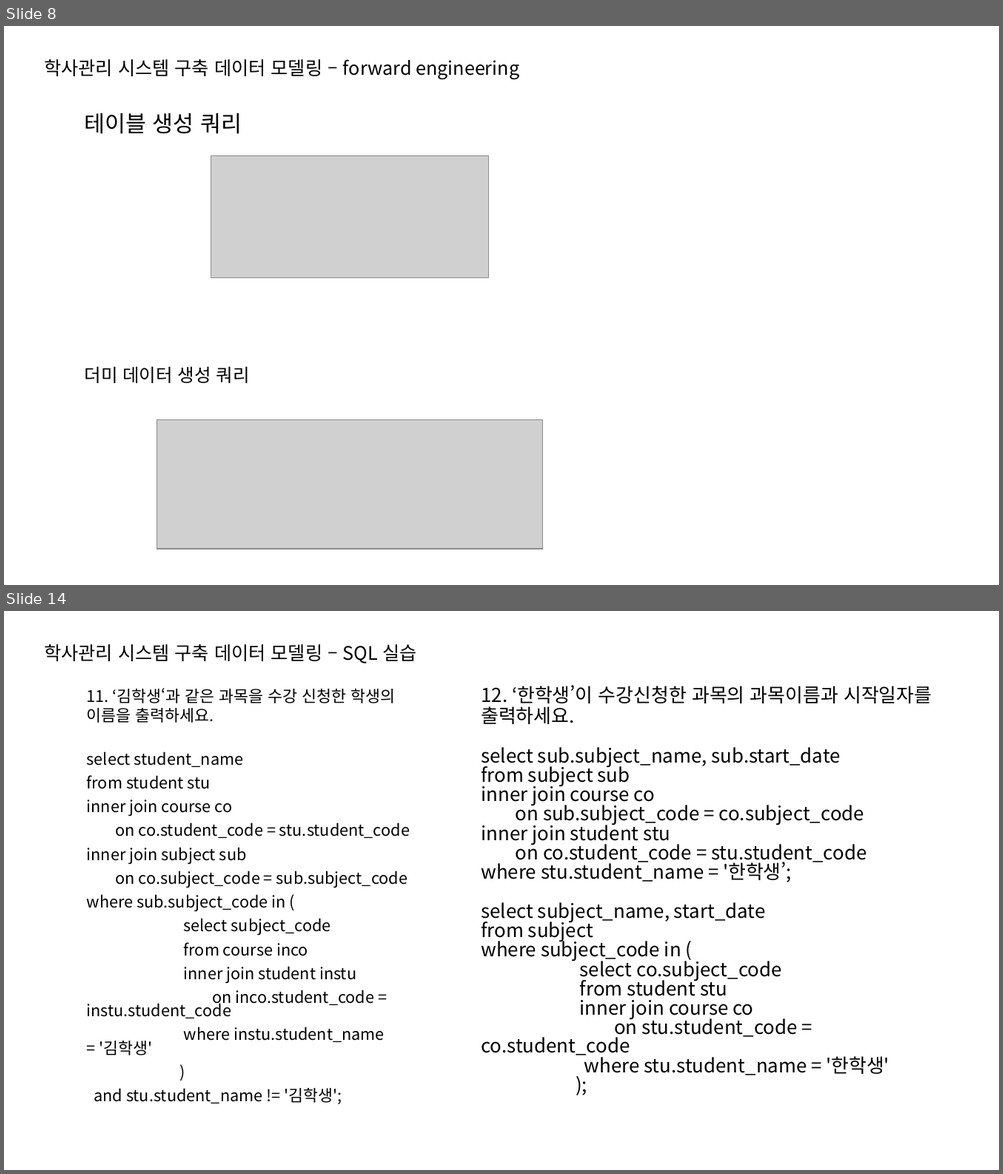
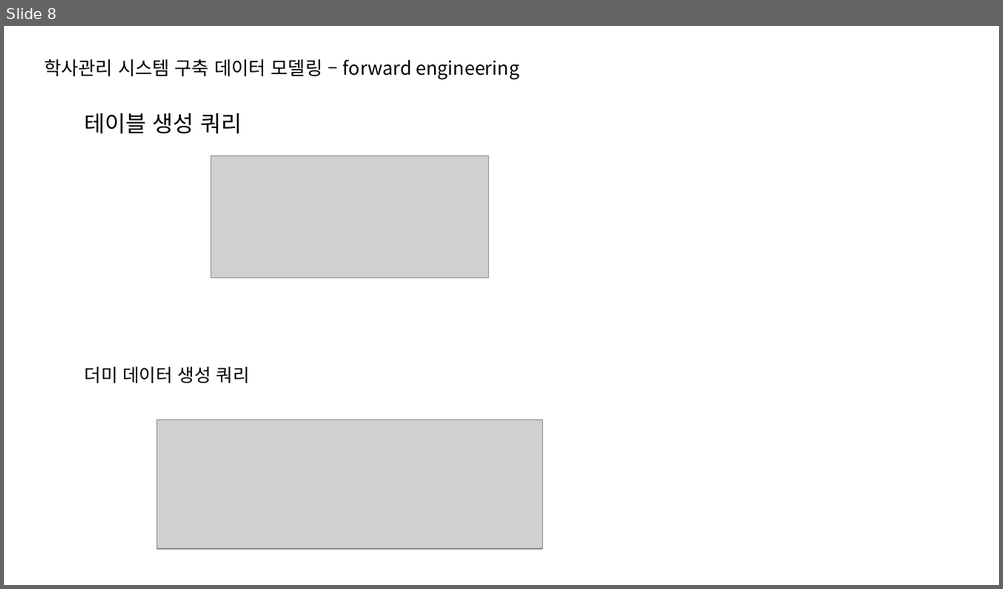
Before and after one commit to intrager/erd-practice, a slide deck: e-commerce/commerce.pptx. Shown one above the other, each under a label of ours: slides 8 and 14 before the commit, slide 8 after it; the slides between them are not shown. The pictures are 1003x1174 and 1003x589 pixels, drawn with LibreOffice and Linux fonts; fonts in the diff are those of the drawing; grey boxes stand for pictures. Boxes give left, top, right and bottom in pixels: in the first picture for what was removed or moved away, otherwise in the second. Text is boxed around its words. In the diff, an @@ line names an element or a change of style, - is before the commit and + after.

```diff
--- a/e-commerce/commerce.pptx
+++ b/e-commerce/commerce.pptx
@@ slide 14 removed at box(4, 611, 999, 1170), background #FFFFFF @@
@@ text removed at box(44, 644, 416, 664) @@
-학사관리 시스템 구축 데이터 모델링 – SQL 실습
@@ text removed at box(87, 688, 410, 1105) @@
-11. ‘김학생‘과 같은 과목을 수강 신청한 학생의 이름을 출력하세요.
-select student_name
-from student stu
-inner join course co
-on co.student_code = stu.student_code
-inner join subject sub
-on co.subject_code = sub.subject_code
-where sub.subject_code in (
-select subject_code
-from course inco
-inner join student instu
-on inco.student_code = instu.student_code
-where instu.student_name = '김학생'
-)
-and stu.student_name != '김학생';
@@ text removed at box(481, 685, 931, 1076) @@
-12. ‘한학생’이 수강신청한 과목의 과목이름과 시작일자를 출력하세요.
-select sub.subject_name, sub.start_date
-from subject sub
-inner join course co
-on sub.subject_code = co.subject_code
-inner join student stu
-on co.student_code = stu.student_code
-where stu.student_name = '한학생’;
-select subject_name, start_date
-from subject
-where subject_code in (
-select co.subject_code
-from student stu
-inner join course co
-on stu.student_code = co.student_code
-where stu.student_name = '한학생'
-);
```
Also in this commit, not shown: 6 slides changed, 6 slides added, 6 other slides removed.
